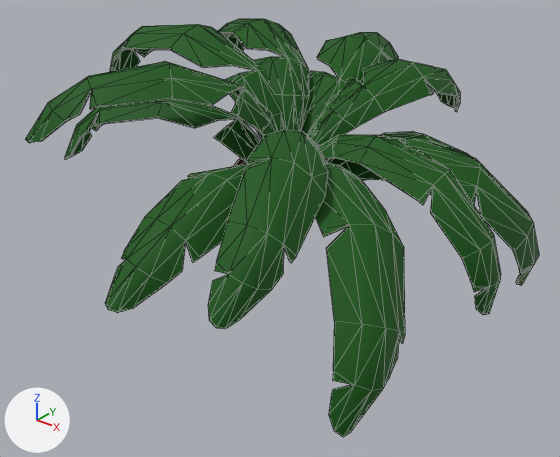
What one commit did to the FBX model 3S_game_engine/assets/models/environment/palm_foliage_01.fbx.
Before and after are seen from a 50 mm camera at (1.6, -2.08, 1.05) aimed at (-0.04, -0.03, -0.22). The lights are fixed; the arrows at lower left show +X, +Y and +Z. Mesh edges are drawn as thin lines. Where no turn or scale is listed for an object, it has been applied to the vertices.
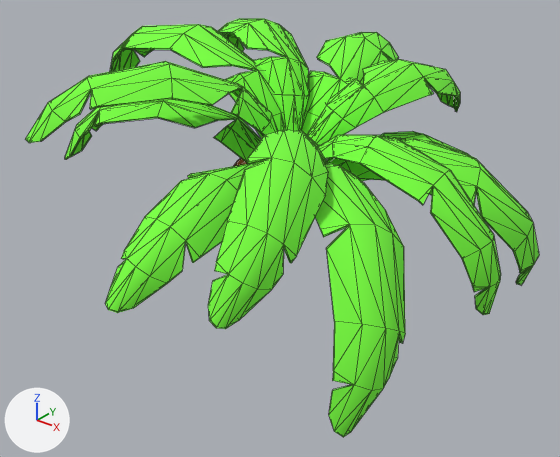
The newer file is also turned or shifted as a whole; pictures and numbers use the older file's frame.

Boxes (x1, y1, x2, y2) around the edits, measured in the pictures (560 x 457 px):
part 1 of me_mesh_037, recoloured
    both: (234, 158, 247, 166)
part 2 of me_mesh_037, recoloured
    both: (25, 19, 539, 437)

Edits to the bpy script that builds the scene:
```text
Add mat_02___default_012:
    mat_02___default_012 = principled_material('02 - Default.012')
    mat_02___default_012.base_color = (0.512, 0.0815, 0.00365)  # orange #be510c
    mat_02___default_012.roughness = 0.553
Add mat_material_001:
    mat_material_001 = principled_material('Material.001')
    mat_material_001.base_color = (0.193, 1.0, 0.0513)  # green #7aff40
    mat_material_001.roughness = 1.0
Change me_mesh_037:
    where me_mesh_037.from_pydata(...)  # 1266 vertices, 2328 faces; spans x -0.99..0.78, y -0.93..1.04, z -0.46..0.47
    used by ob_sphere001; location = (0.0, 0.0, 0.0)
    me_mesh_037 part 1: all 216 faces that had it switch from mat_02___default_005 (brown #311400) to mat_02___default_012 (orange #be510c)
    me_mesh_037 part 2: all 2112 faces that had it switch from mat_03___default_005 (dark green #065600) to mat_material_001 (green #79ff40)
```
